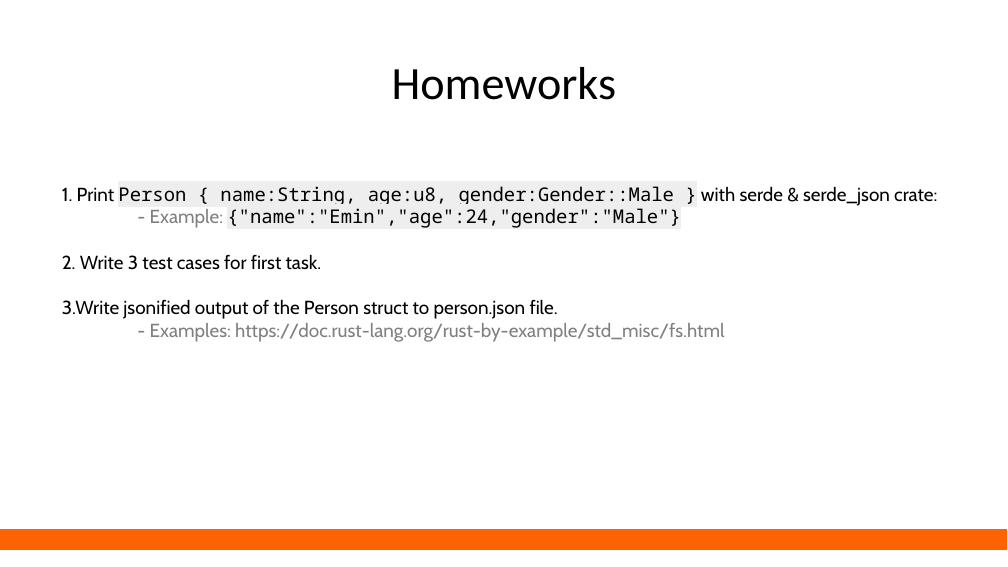
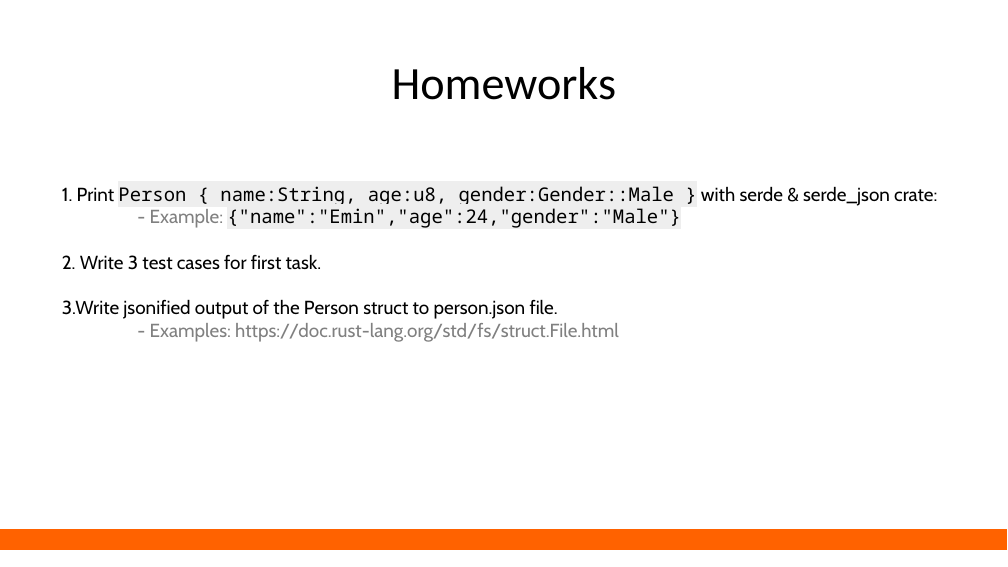
Before and after one commit to DEVxDAO-TR/course-presentations, a slide deck: slide 16 of rust_egitim_3_crates_tests.odp. Drawn at 1008x567 pixels with LibreOffice and Linux fonts; fonts in the diff are those of the drawing. Boxes give left, top, right and bottom in pixels: in the first picture for what was removed or moved away, otherwise in the second. Text is boxed around its words. In the diff, an @@ line names an element or a change of style, - is before the commit and + after.

Commit message:
Week 3 presentation link update

```diff
--- a/rust_egitim_3_crates_tests.odp
+++ b/rust_egitim_3_crates_tests.odp
@@ text at [150,323,619,342]: text changed @@
-- Examples: https://doc.rust-lang.org/rust-by-example/std_misc/fs.html
+- Examples: https://doc.rust-lang.org/std/fs/struct.File.html
```
